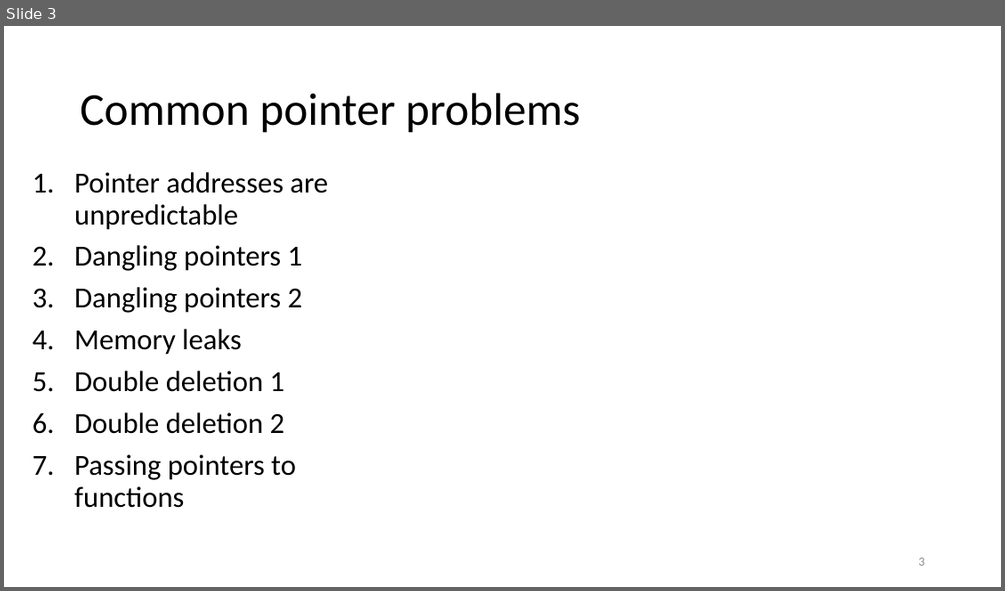
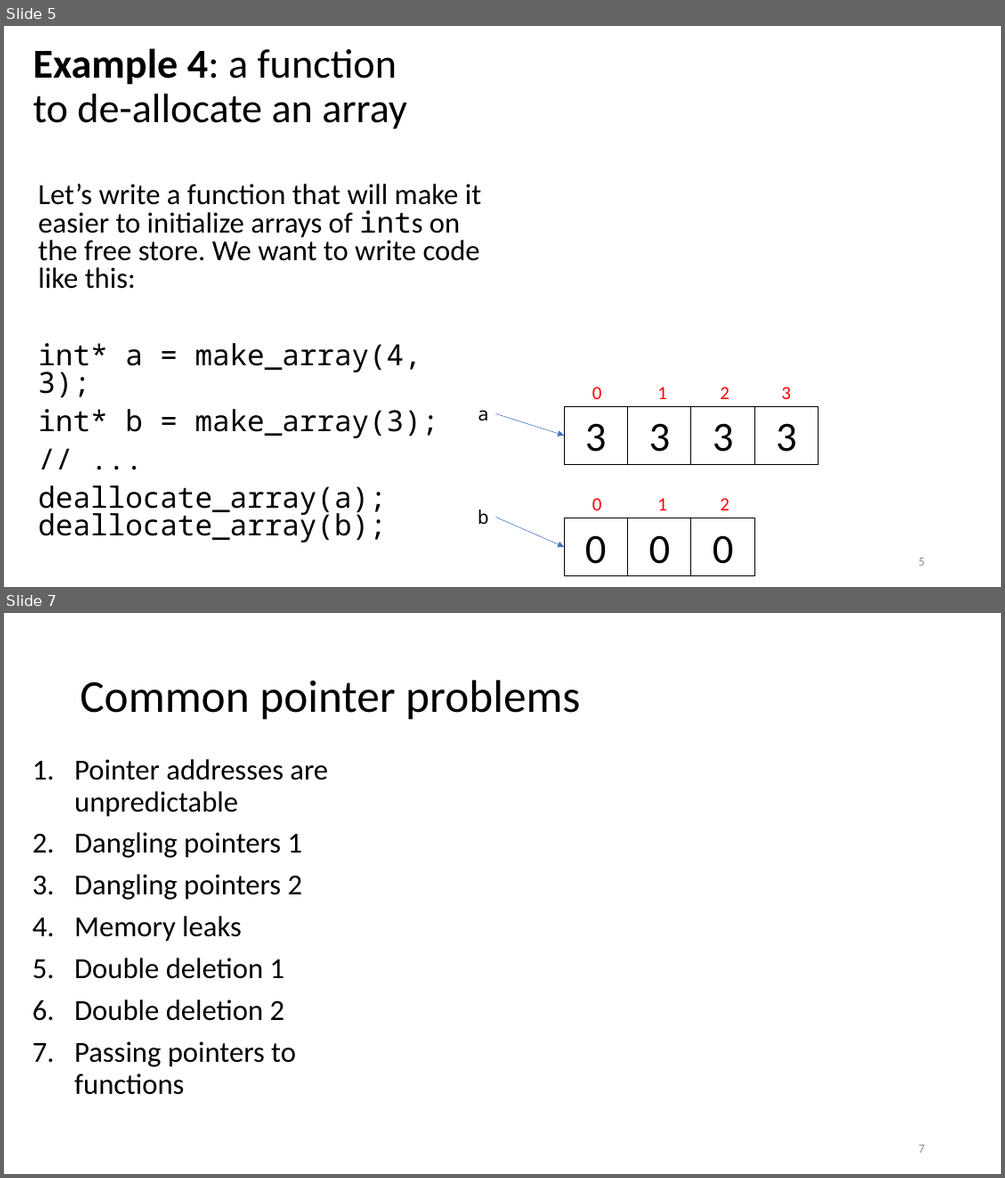
Before and after one commit to tjd1234/cmpt135spring2024, a slide deck: sample_code/week4/week4_cmpt135.pptx. Shown one above the other, each under a label of ours: slide 3 before the commit, slides 5 and 7 after it; the slides between them are not shown. The pictures are 1005x591 and 1005x1178 pixels, drawn with LibreOffice and Linux fonts; fonts in the diff are those of the drawing. Boxes give left, top, right and bottom in pixels: in the first picture for what was removed or moved away, otherwise in the second. Text is boxed around its words. In the diff, an @@ line names an element or a change of style, - is before the commit and + after.

```diff
--- a/sample_code/week4/week4_cmpt135.pptx
+++ b/sample_code/week4/week4_cmpt135.pptx
@@ slide 5 added at (4, 26, 1001, 587), background #FFFFFF @@
@@ title added at (33, 48, 406, 129), 39.6 pt, text #000000 @@
+Example 4: a function to de-allocate an array
@@ text added at (38, 184, 481, 542), 28 pt, text #000000 @@
+Let’s write a function that will make it easier to initialize arrays of ints on the free store. We want to write code like this:
+int* a = make_array(4, 3);
+int* b = make_array(3);
+// ...
+deallocate_array(a);
+deallocate_array(b);
@@ group added at (564, 386, 818, 464): 4 rectangles, 4 texts @@
+3
+3
+3
+3
+0
+1
+2
+3
@@ text added at (477, 410, 489, 421), 18 pt, text #000000 @@
+a
@@ arrow added from (496, 413) to (564, 435), #4472C4 0.5 pt @@
@@ group added at (564, 498, 755, 576): 3 rectangles, 3 texts @@
+0
+0
+0
+0
+1
+2
@@ text added at (477, 509, 489, 524), 18 pt, text #000000 @@
+b
@@ arrow added from (496, 517) to (564, 547), #4472C4 0.5 pt @@
@@ page number added at (918, 557, 924, 565), 12 pt, text #8C8C8C @@
+5
@@ what was slide 3 is now slide 7 @@
@@ page number at (918, 1144, 924, 1152): text changed @@
-3
+7
```
Also in this commit, not shown: 20 slides changed, 6 other slides added, 1 slide removed, 1 other file.
